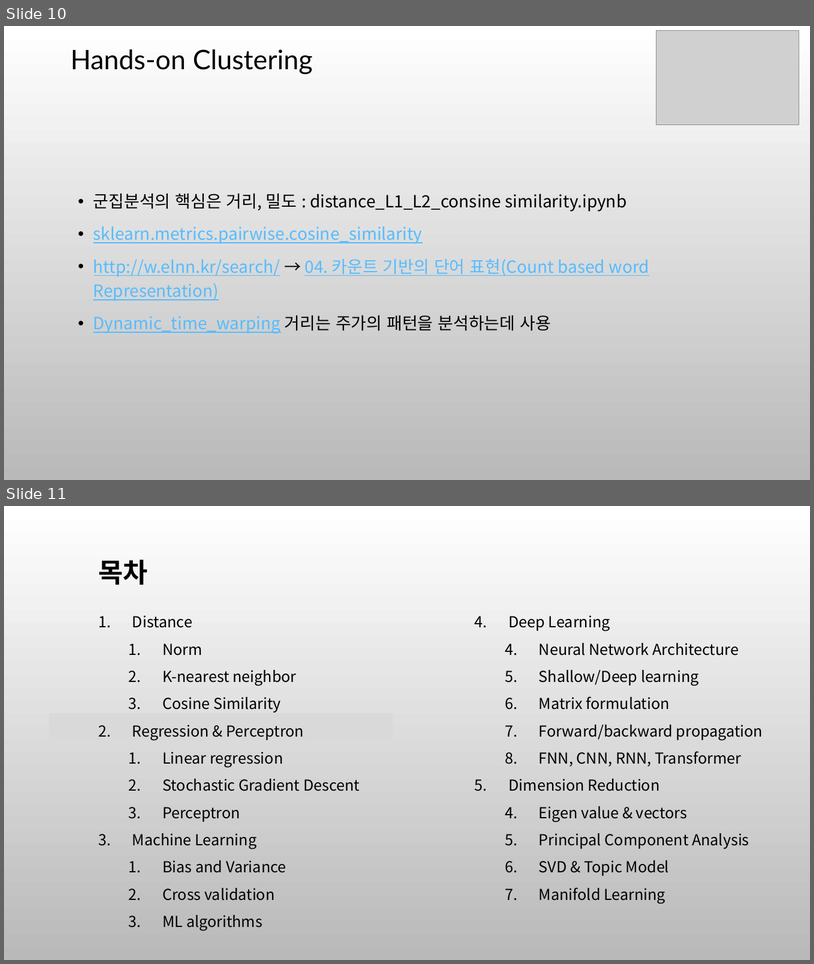
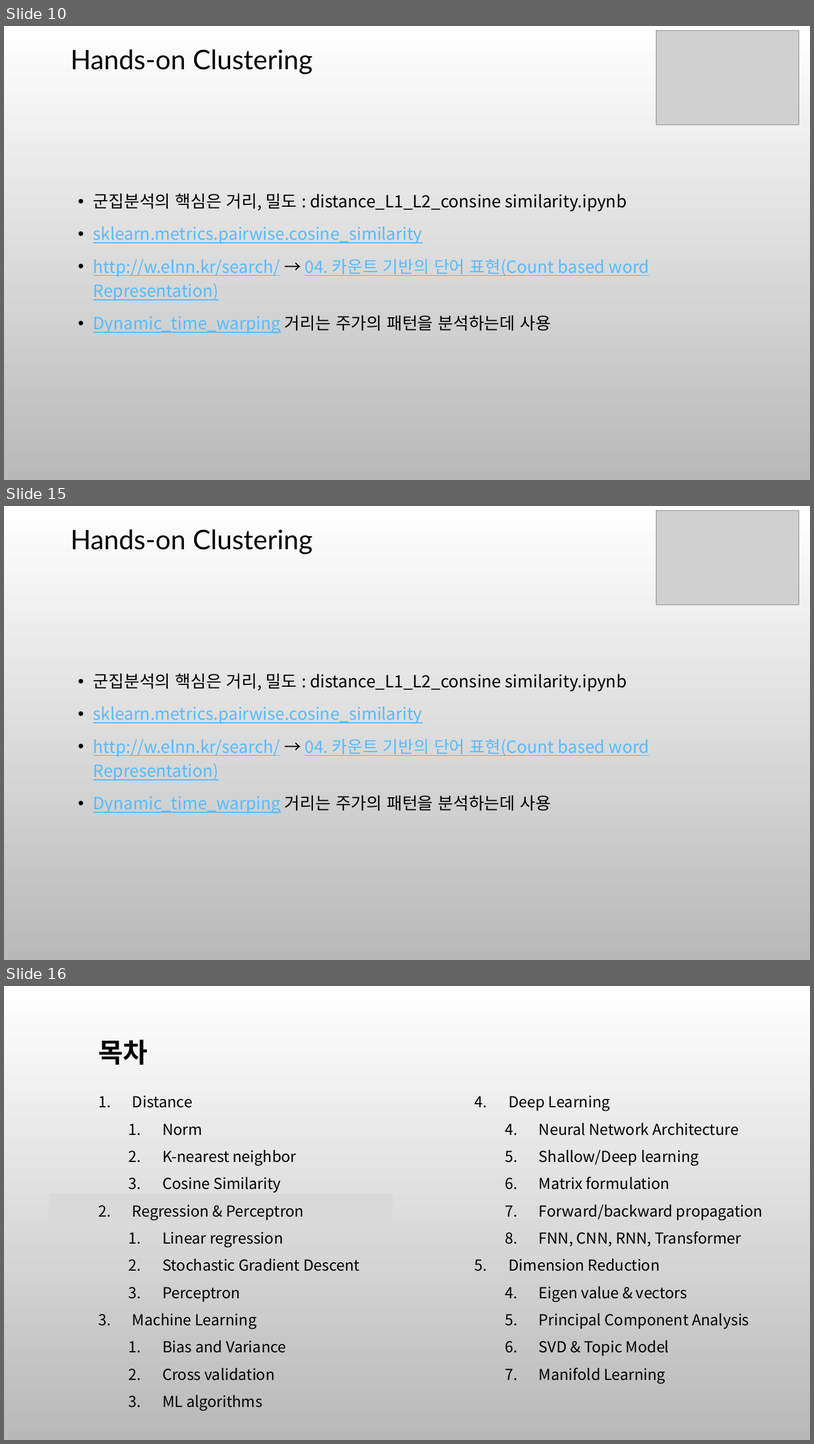
Before and after one commit to ancestor9/mathematics-for-machine-learning, a slide deck: 7_Applications of mathematics.pptx. Shown one above the other, each under a label of ours: slides 10 and 11 before the commit, slides 10, 15 and 16 after it; the slides between them are not shown. The pictures are 814x964 and 814x1444 pixels, drawn with LibreOffice and Linux fonts; fonts in the diff are those of the drawing; grey boxes stand for pictures; background and template pictures are left out. Boxes give left, top, right and bottom in pixels: in the first picture for what was removed or moved away, otherwise in the second. Text is boxed around its words. In the diff, an @@ line names an element or a change of style, - is before the commit and + after.

```diff
--- a/7_Applications of mathematics.pptx
+++ b/7_Applications of mathematics.pptx
@@ slide 15 added at box(4, 506, 810, 960), background picture (left out) @@
@@ picture added at box(657, 510, 799, 604) @@
@@ title added at box(71, 529, 313, 555), 32 pt, text #000000 @@
+Hands-on Clustering
@@ text added at box(93, 673, 650, 813), 20 pt, text #56BCFE, underline @@
+• 군집분석의 핵심은 거리, 밀도 : distance_L1_L2_consine similarity.ipynb
+• sklearn.metrics.pairwise.cosine_similarity
+• http://w.elnn.kr/search/ → 04. 카운트 기반의 단어 표현(Count based word Representation)
+• Dynamic_time_warping 거리는 주가의 패턴을 분석하는데 사용
@@ what was slide 11 is now slide 16 @@
```
Also in this commit, not shown: 4 slides changed, 7 other slides added, 1 other file.
